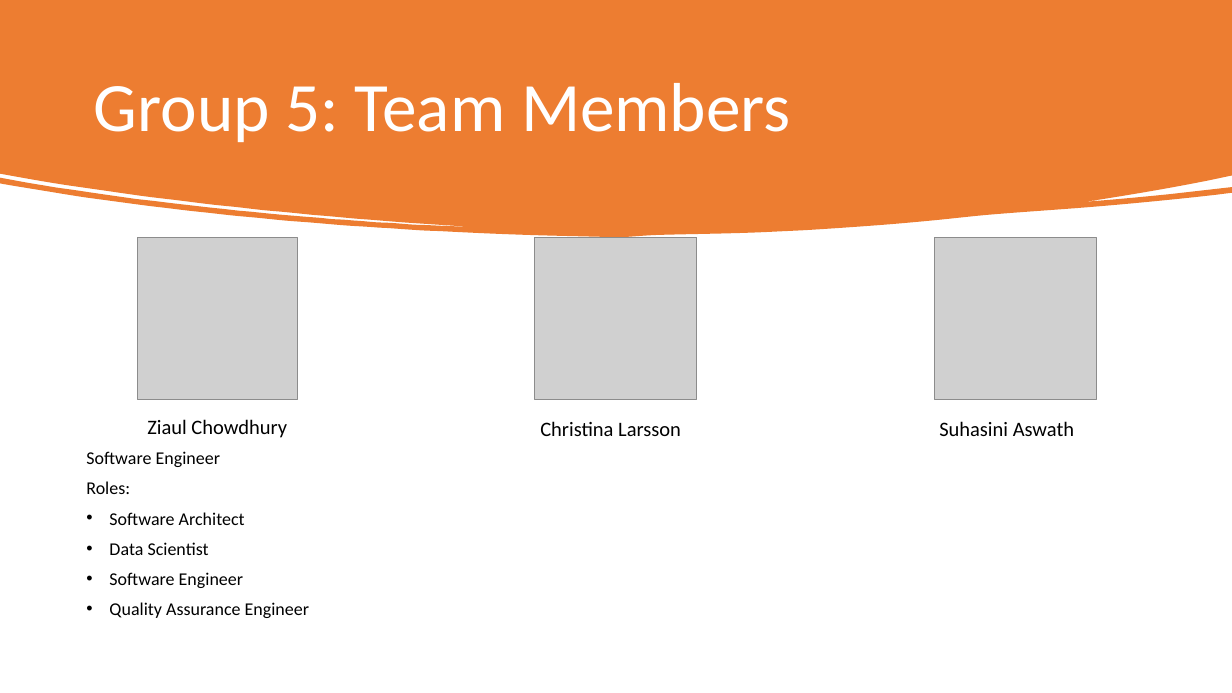
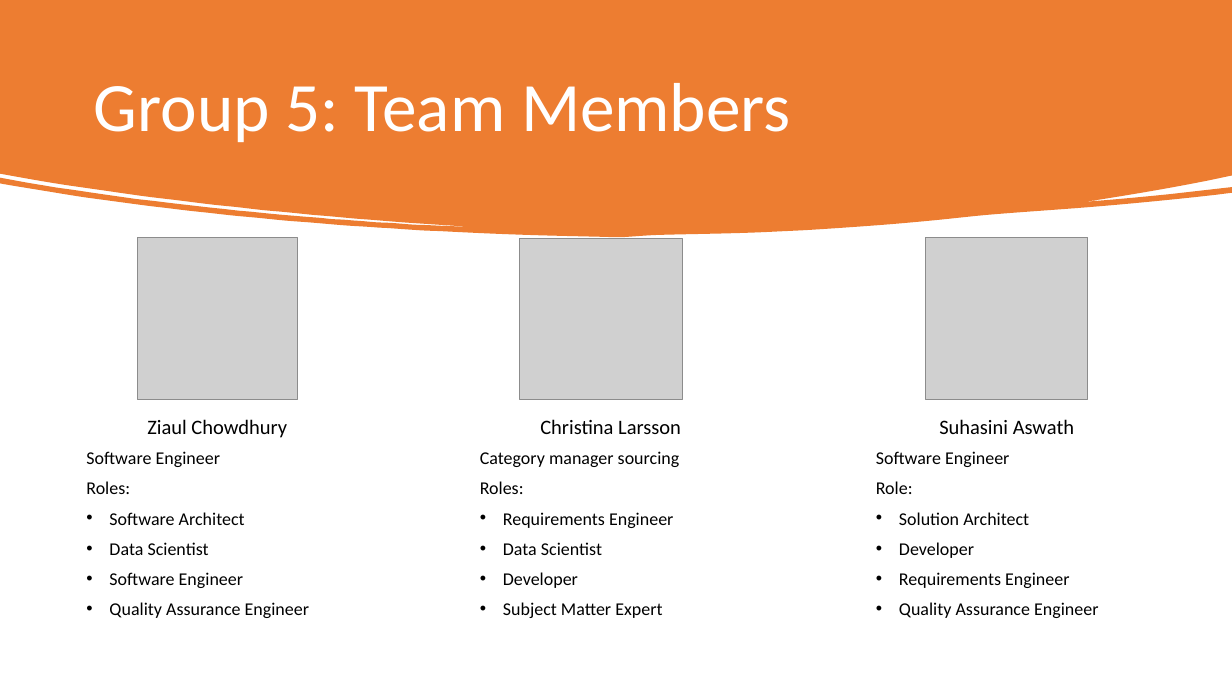
Before and after one commit to ziaulchowdhury/train-delay-prediction-system, a slide deck: slide 2 of documentation/ML_Project.pptx. Drawn at 1232x693 pixels with LibreOffice and Linux fonts; fonts in the diff are those of the drawing; grey boxes stand for pictures. Boxes give left, top, right and bottom in pixels: in the first picture for what was removed or moved away, otherwise in the second. Text is boxed around its words. In the diff, an @@ line names an element or a change of style, - is before the commit and + after.

```diff
--- a/documentation/ML_Project.pptx
+++ b/documentation/ML_Project.pptx
@@ picture: place and size @@
-picture at (535,238,698,400)
+picture at (520,239,683,400)
@@ picture: place and size @@
-picture at (934,238,1097,400)
+picture at (926,238,1089,400)
@@ text in rectangle at (540,419,681,434): line spacing 0.9 to 0.8 @@
@@ text in rectangle at (939,419,1074,434): line spacing 0.9 to 0.8 @@
@@ text in rectangle at (480,451,680,618): paragraphs added @@
+Category manager sourcing
+Roles:
+• Requirements Engineer
+• Data Scientist
+• Developer
+• Subject Matter Expert
@@ text in rectangle at (876,451,1098,618): paragraphs added @@
+Software Engineer
+Role:
+• Solution Architect
+• Developer
+• Requirements Engineer
+• Quality Assurance Engineer
```
Also in this commit, not shown: 1 other slide changed, 1 slide added, 1 slide removed.
